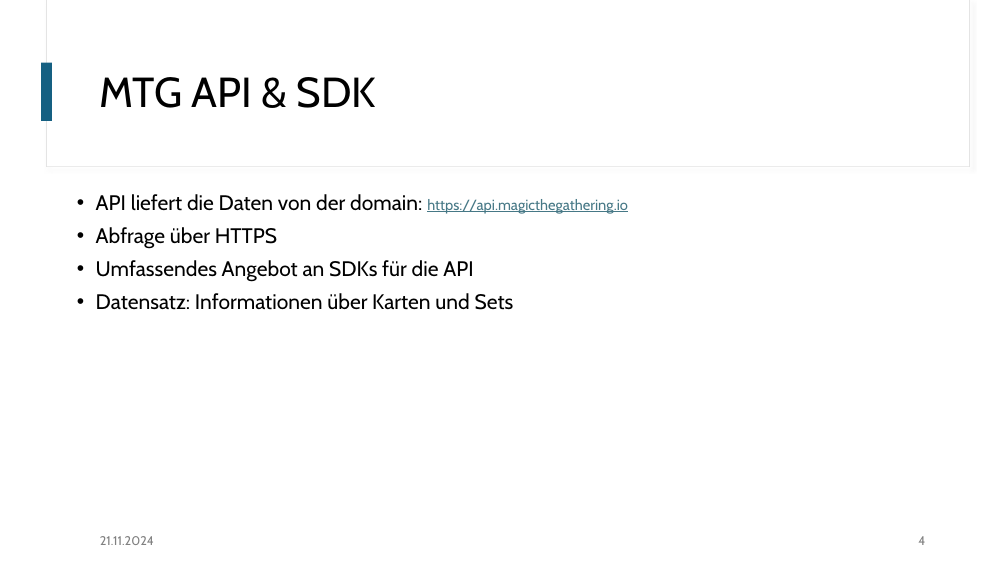
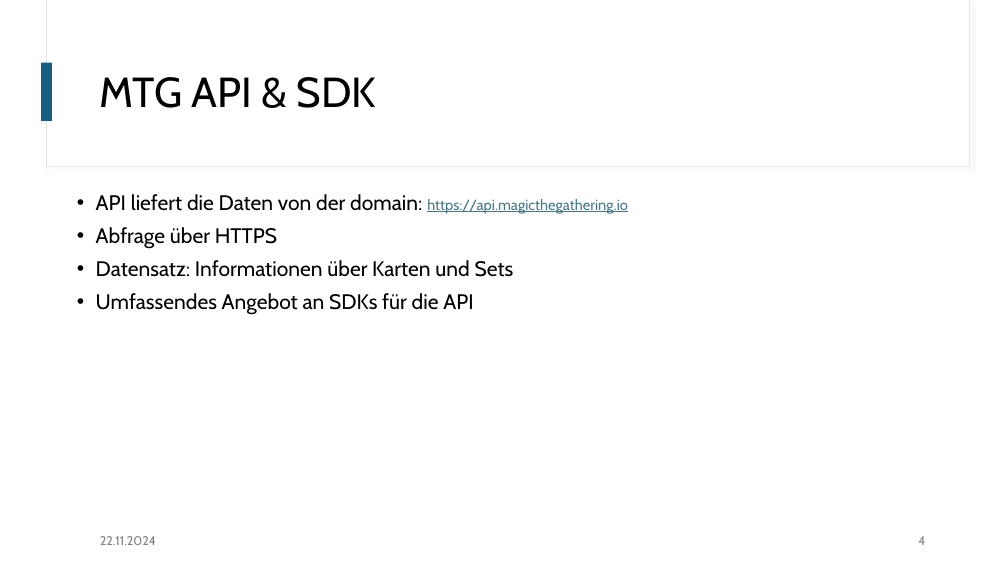
Before and after one commit to grxver7/Big-Data-Exam, a slide deck: slide 4 of Big Data PowerPoint.pptx. Drawn at 1008x567 pixels with LibreOffice and Linux fonts; fonts in the diff are those of the drawing. Boxes give left, top, right and bottom in pixels: in the first picture for what was removed or moved away, otherwise in the second. Text is boxed around its words. In the diff, an @@ line names an element or a change of style, - is before the commit and + after.

Commit message:
changes in the pp

```diff
--- a/Big Data PowerPoint.pptx
+++ b/Big Data PowerPoint.pptx
@@ text at (x1=96, y1=260, x2=514, y2=277): paragraph added @@
+• Datensatz: Informationen über Karten und Sets
@@ text at (x1=96, y1=293, x2=514, y2=310): paragraph removed @@
-• Datensatz: Informationen über Karten und Sets
@@ text at (x1=100, y1=536, x2=156, y2=545): text changed @@
-21.11.2024
+22.11.2024
```
Also in this commit, not shown: 25 other slides changed.
